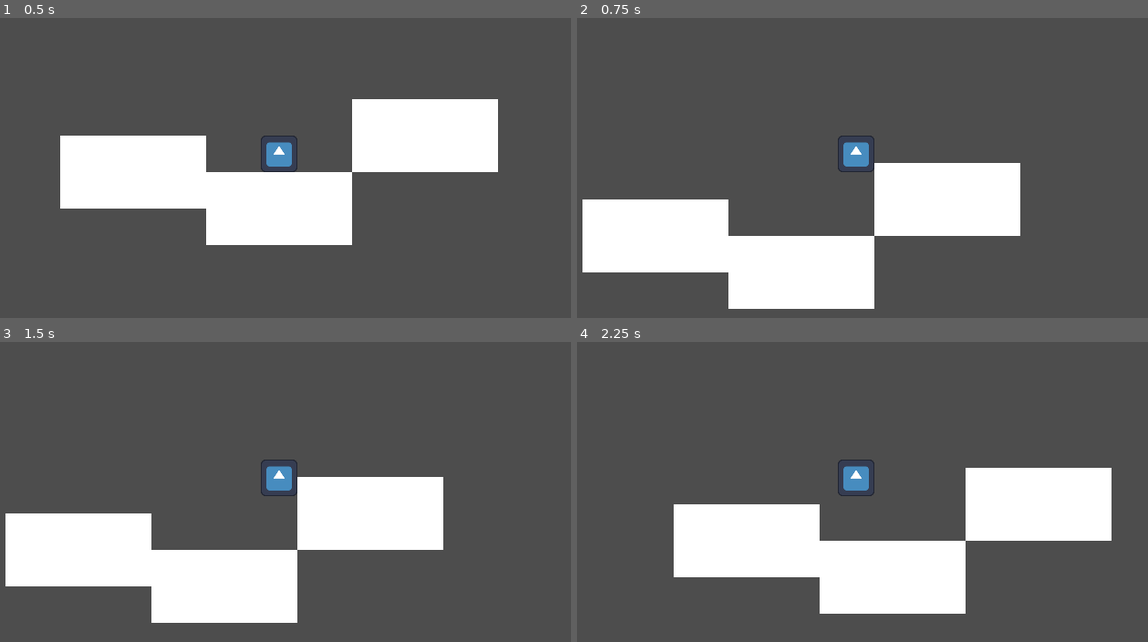
Above: before the commit, frames 1-4 (two rows, left to right).
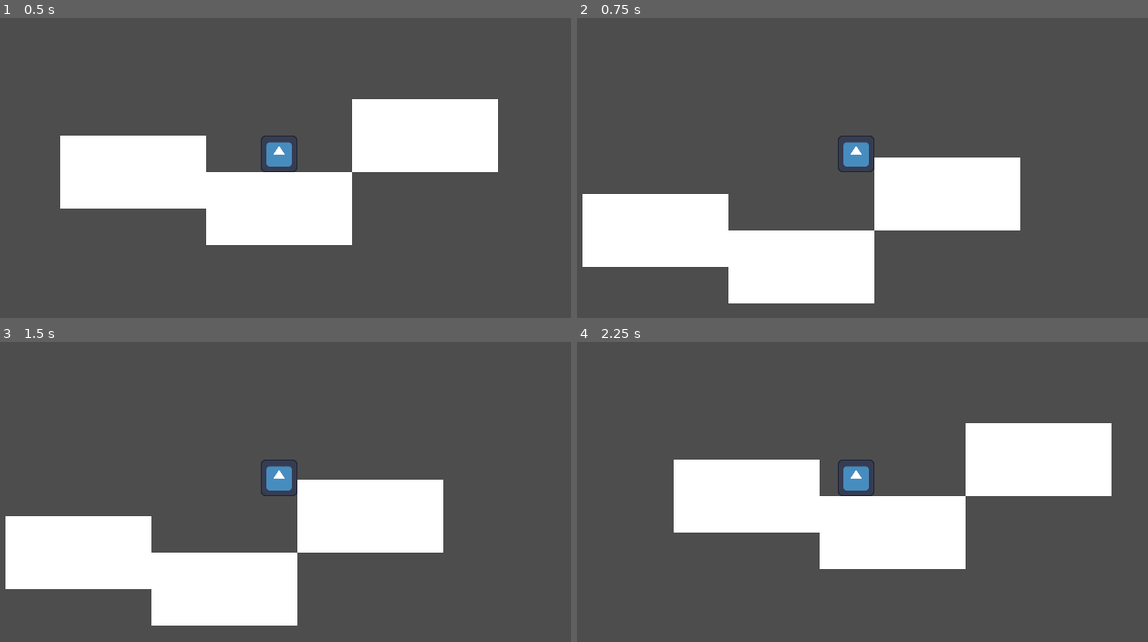
Above: after the commit, the same moments.

Repository: FoxParadeAFK/Lappland-Legato
Game: Godot game, scene res://scenes/tests/test_player_scene.tscn
The game is run twice, just before and just after one commit, with the same random seed, the same clock (stepped at 60 frames per second) and the same inputs. The engine's default icon, where the game draws it, is replaced by a stand-in: a white triangle on a blue panel in a dark square.
Inputs:
- Up to frame 1 (0.5 s): no input
- Up to frame 2 (0.75 s): tap Enter (ui_accept) at 0.5 s; hold Right (ui_right) from 0.53 s (still down); hold Enter (ui_accept) from 0.53 s (still down)
- Up to frame 3 (1.5 s): keep holding Right (ui_right); release Enter (ui_accept) at 1.28 s; tap Enter (ui_accept) at 1.35 s
- Up to frame 4 (2.25 s): tap Enter (ui_accept) at 1.52, 1.82 s; release Right (ui_right) at 2.03 s; hold Left (ui_left) from 2.03 s (still down); hold Enter (ui_accept) from 2.03 s (still down)

Frame 1 is identical in both runs. In frame 2, 2.8% of the frame differs, in the area x 0-78%, y 46-97%; in frame 3, 1.4%; in frame 4, 23%, in the area x 16-94%, y 27-91%.

Commit message:
A more stable vertical input release implementation

Diff:
--- a/lappland-legato/scenes/player.tscn
+++ b/lappland-legato/scenes/player.tscn
@@ -46,11 +46,6 @@
 wait_time = 0.1
 one_shot = true
 
-[node name="VerticalInputReleasedBufferTimer" type="Timer" parent="." unique_id=850769526]
-process_callback = 0
-wait_time = 0.15
-one_shot = true
-
 [node name="CoyoteTimer" type="Timer" parent="." unique_id=1755444519]
 process_callback = 0
 wait_time = 0.1
--- a/lappland-legato/scripts/player/in_air_state.gd
+++ b/lappland-legato/scripts/player/in_air_state.gd
@@ -4,10 +4,8 @@
 
 func physics_update(_delta: float) -> void:
 	var gravity: float = player.GRAVITY
-	if sign(player.velocity.y) == -1 and player.vertical_input_released:
-		player.velocity.y *= 0.6
-		player.vertical_input_released = false
-		player.vertical_input_released_buffer_timer.stop()
+	if sign(player.velocity.y) == -1 and not player.vertical_input_held:
+		player.velocity.y *= 0.8
 	if sign(player.velocity.y) == -1 and player.velocity.y >= -45:
 		gravity *= 0.35
 
--- a/lappland-legato/scripts/player/player.gd
+++ b/lappland-legato/scripts/player/player.gd
@@ -23,10 +23,9 @@
 var jump_count: int
 var horizontal_input: float
 var vertical_input: bool
-var vertical_input_released: bool
+var vertical_input_held: bool
 
 var vertical_input_buffer_timer: Timer
-var vertical_input_released_buffer_timer: Timer
 var coyote_timer: Timer
 
 func _ready() -> void:
@@ -38,30 +37,24 @@
 
 	vertical_input_buffer_timer = get_node_or_null("VerticalInputBufferTimer")
 	vertical_input_buffer_timer.timeout.connect(func() -> void: vertical_input = false)
-	vertical_input_released_buffer_timer = get_node_or_null("VerticalInputReleasedBufferTimer")
-	vertical_input_released_buffer_timer.timeout.connect(func() -> void: vertical_input_released = false)
 	coyote_timer = get_node_or_null("CoyoteTimer")
 	coyote_timer.timeout.connect(func() -> void: jump_count -= 1)
 
 func _physics_process(_delta: float) -> void:
+	print(vertical_input)
 	horizontal_input = Input.get_axis("ui_left", "ui_right")
-	vertical_input_buffer(Input.is_action_just_pressed("ui_accept"))
-	vertical_input_released_buffer(Input.is_action_just_released("ui_accept"))
+	vertical_input = input_buffer(Input.is_action_just_pressed("ui_accept"), vertical_input_buffer_timer)
+	vertical_input_held = Input.is_action_pressed("ui_accept")
 	current_state.physics_update(_delta)
 
 	move_and_slide()
 
-func vertical_input_buffer(_vertical_input: bool) -> void:
-	if not _vertical_input or vertical_input_buffer_timer.time_left != 0: return
+func input_buffer(_input: bool, _timer: Timer) -> bool:
+	if not _input and _timer.time_left == 0: return false
+	if _timer.time_left != 0: return true
 
-	vertical_input = true
-	vertical_input_buffer_timer.start()
-
-func vertical_input_released_buffer(_vertical_input_released: bool) -> void:
-	if not _vertical_input_released or vertical_input_released_buffer_timer.time_left != 0: return
-
-	vertical_input_released = true
-	vertical_input_released_buffer_timer.start()
+	_timer.start()
+	return true
 
 func reset_jump_count() -> void:
 	jump_count = JUMP_COUNT
